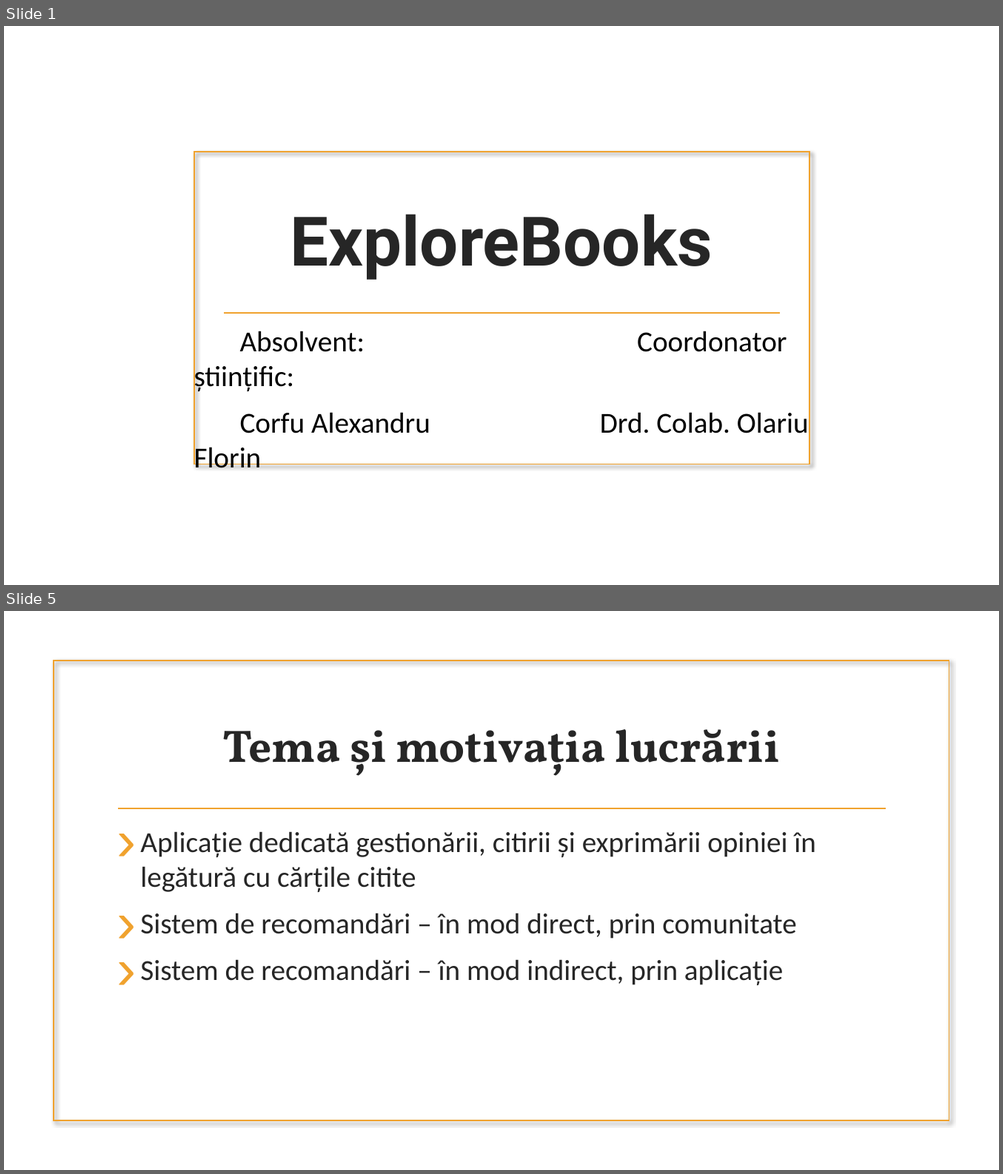
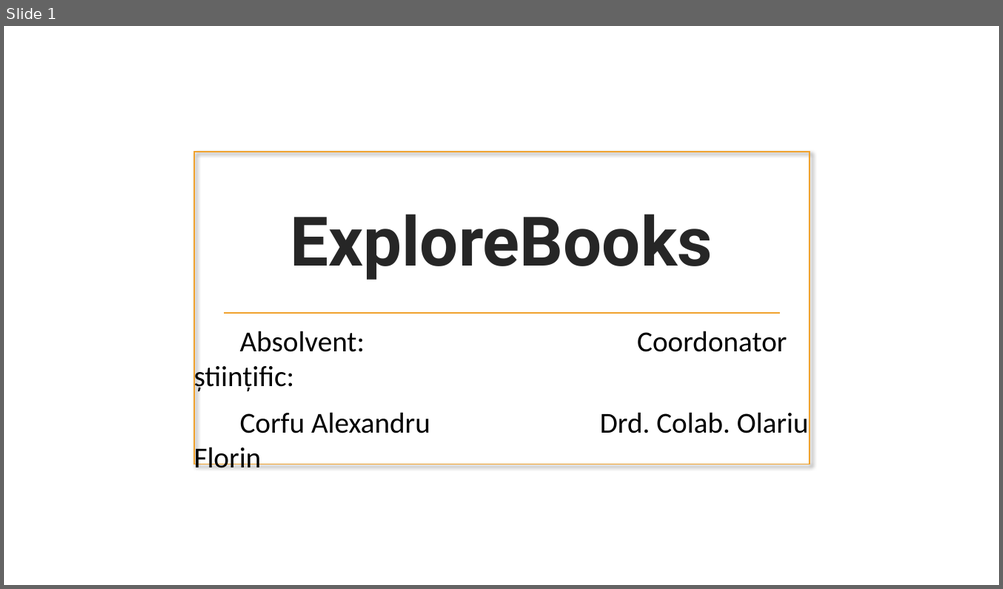
Before and after one commit to Scyree/BachelorThesis, a slide deck: Licenta2018CorfuAlexandru/ExploreBooks.pptx. Shown one above the other, each under a label of ours: slides 1 and 5 before the commit, slide 1 after it; the slides between them are not shown. The pictures are 1003x1174 and 1003x589 pixels, drawn with LibreOffice and Linux fonts; fonts in the diff are those of the drawing; background and template pictures are left out. Boxes give left, top, right and bottom in pixels: in the first picture for what was removed or moved away, otherwise in the second. Text is boxed around its words. In the diff, an @@ line names an element or a change of style, - is before the commit and + after.

```diff
--- a/Licenta2018CorfuAlexandru/ExploreBooks.pptx
+++ b/Licenta2018CorfuAlexandru/ExploreBooks.pptx
@@ slide 5 removed at (x1=4, y1=611, x2=999, y2=1170), background picture (left out) @@
@@ rectangle removed at (x1=54, y1=661, x2=948, y2=1122) @@
@@ title removed at (x1=222, y1=729, x2=780, y2=776) @@
-Tema și motivația lucrării
@@ line removed from (118, 809) to (885, 809) @@
@@ text removed at (x1=140, y1=832, x2=816, y2=985) @@
-› Aplicație dedicată gestionării, citirii și exprimării opiniei în legătură cu cărțile citite
-› Sistem de recomandări – în mod direct, prin comunitate
-› Sistem de recomandări – în mod indirect, prin aplicație
```
Also in this commit, not shown: 9 slides changed, 2 slides added, 1 other slide removed.
